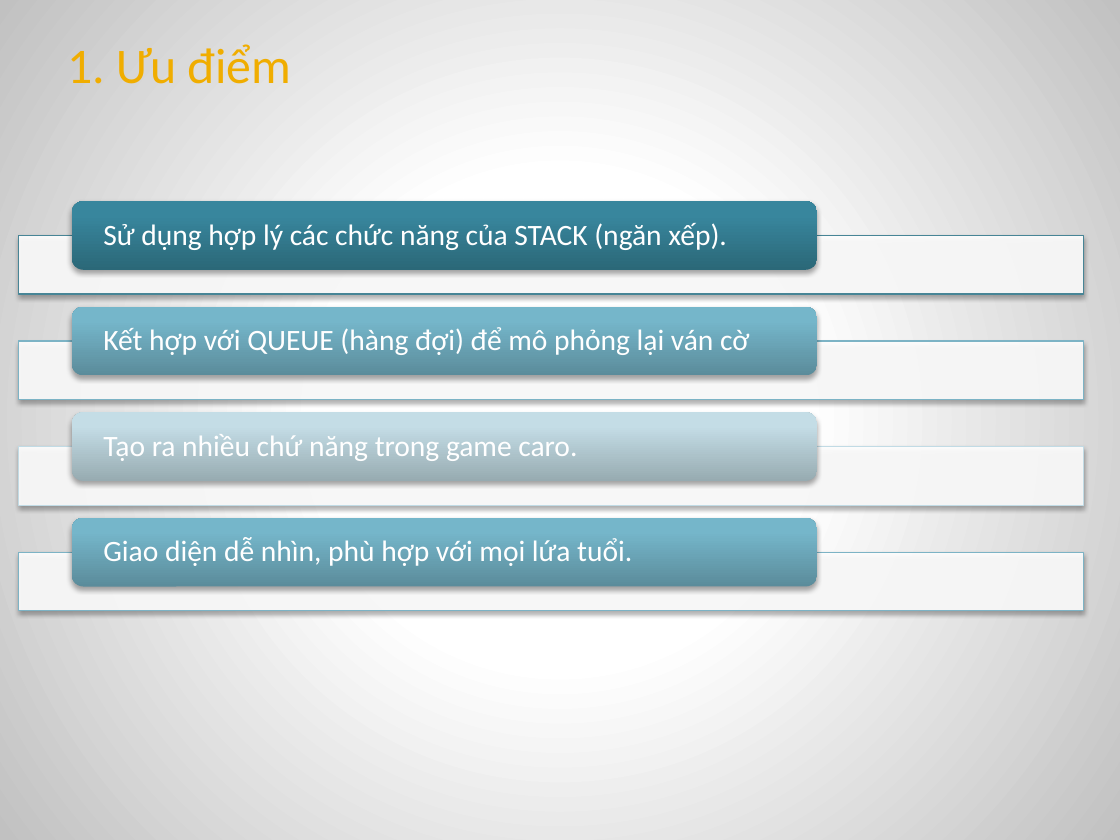
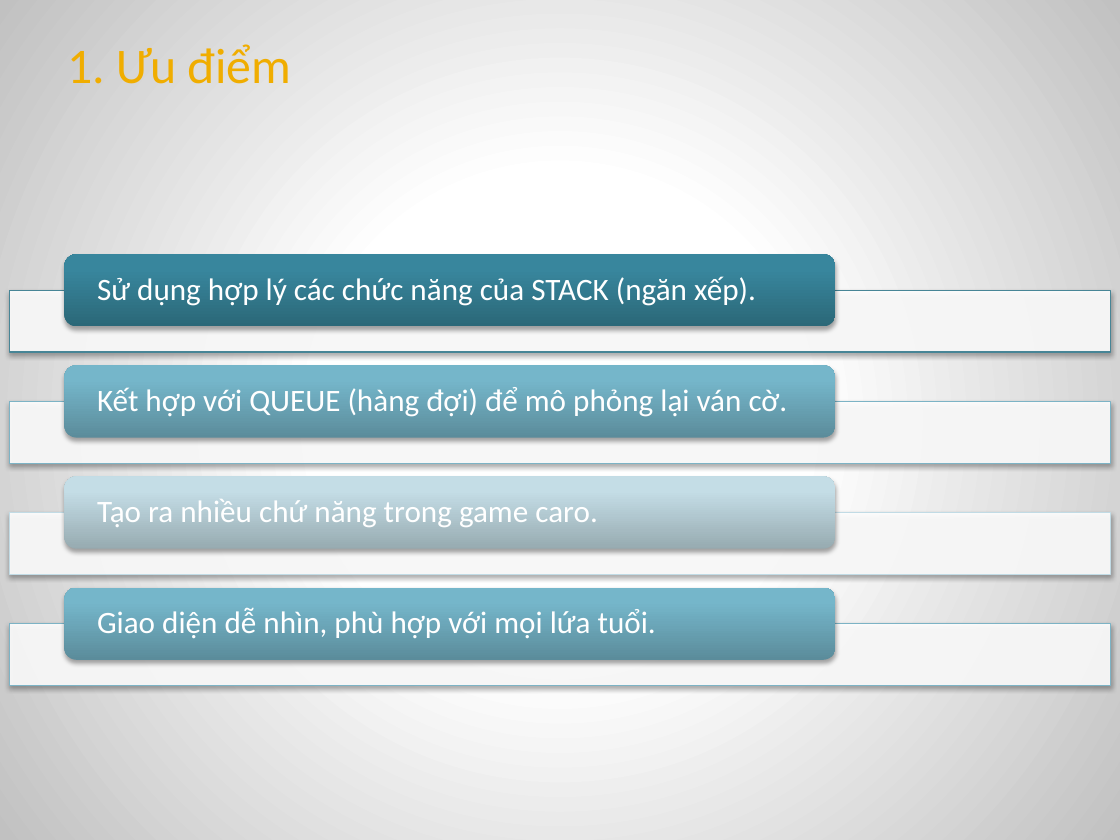
Before and after one commit to MrXiX/CARO-2-NGUOI, a slide deck: slide 23 of doancarohki1819.pptx (slide 20 before the commit). Drawn at 1120x840 pixels with LibreOffice and Linux fonts; fonts in the diff are those of the drawing. Boxes give left, top, right and bottom in pixels: in the first picture for what was removed or moved away, otherwise in the second. Text is boxed around its words. In the diff, an @@ line names an element or a change of style, - is before the commit and + after.

```diff
--- a/doancarohki1819.pptx
+++ b/doancarohki1819.pptx
@@ rounded rectangle: place and size @@
-rounded rectangle at (72, 202, 816, 270)
+rounded rectangle at (64, 254, 834, 327)
@@ text "Sử dụng hợp lý các ...": place and size @@
-text "Sử dụng hợp lý các ..." at (103, 223, 727, 250)
+text "Sử dụng hợp lý các ..." at (97, 276, 756, 306)
@@ rectangle: place and size @@
-rectangle at (19, 235, 1083, 293)
+rectangle at (9, 290, 1110, 352)
@@ rounded rectangle: place and size @@
-rounded rectangle at (72, 307, 816, 375)
+rounded rectangle at (64, 365, 834, 438)
@@ text at (97, 387, 788, 416): text changed; size 19 to 20 pt @@
-Kết hợp với QUEUE (hàng đợi) để mô phỏng lại ván cờ
+Kết hợp với QUEUE (hàng đợi) để mô phỏng lại ván cờ.
@@ rectangle: place and size @@
-rectangle at (19, 342, 1083, 400)
+rectangle at (9, 401, 1110, 463)
@@ rounded rectangle: place and size @@
-rounded rectangle at (72, 412, 816, 480)
+rounded rectangle at (64, 476, 834, 549)
@@ text "Tạo ra nhiều chứ năng ...": place and size @@
-text "Tạo ra nhiều chứ năng ..." at (103, 434, 577, 461)
+text "Tạo ra nhiều chứ năng ..." at (97, 499, 597, 527)
@@ rectangle: place and size @@
-rectangle at (19, 447, 1083, 505)
+rectangle at (9, 513, 1110, 575)
@@ rounded rectangle: place and size @@
-rounded rectangle at (72, 517, 816, 586)
+rounded rectangle at (64, 588, 834, 661)
@@ size 19 to 20 pt in 3 elements at (97, 276, 756, 306), (97, 499, 597, 527), (97, 608, 656, 638) @@
@@ text "Giao diện dễ nhìn, phù ...": place and size @@
-text "Giao diện dễ nhìn, phù ..." at (103, 537, 632, 566)
+text "Giao diện dễ nhìn, phù ..." at (97, 608, 656, 638)
@@ rectangle: place and size @@
-rectangle at (19, 552, 1083, 610)
+rectangle at (9, 624, 1110, 685)
```
Also in this commit, not shown: 6 other slides changed, 7 slides added, 6 slides removed, 2 other files.
